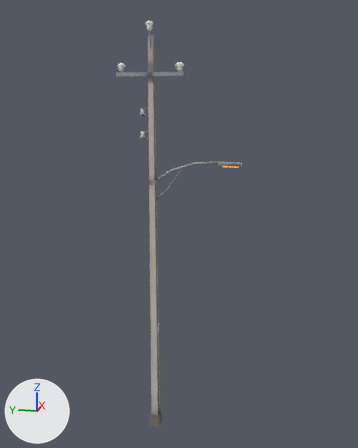
The glTF model nostalgia/assets3d/pole_streetlight.glb, before and after one commit.
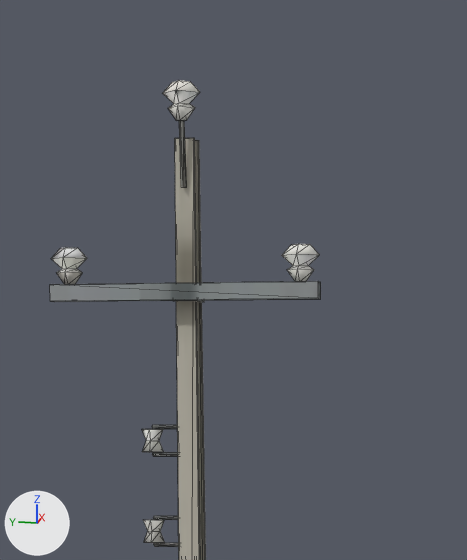
Each version is shown whole from a 50 mm camera at (-52.3, -13.4, 38.4) aimed at (0.5, -2.8, 25.2), then close up on the part from 29% to 62% of the width and 0% to 32% of the height. Arrows for +X, +Y and +Z are at lower left; the lights stay in place. The older version's two pictures come first. The close-ups show mesh edges as thin lines. Vertices at exactly the same position are counted once.

Before the edit, the objects in view are built like this:
```python
me_pole_streetlight = bpy.data.meshes.new('pole_streetlight')
me_pole_streetlight.from_pydata(...)  # 243 vertices, 337 faces; spans x -1.0..1.1, y -9.6..3.6, z 0.0..46.3
# faces by material slot: [317, 20]
me_pole_streetlight.materials.append(mat_m_pole_streetlight)  # picture img_pole_streetlight_base
me_pole_streetlight.materials.append(mat_m_pole_streetlight_sodium_lens_night)  # orange #f0c070, glowing orange #ff9a30
ob_pole_streetlight = bpy.data.objects.new('pole_streetlight', me_pole_streetlight)
ob_pole_streetlight.location = (0.0, 0.0, 0.0)
```
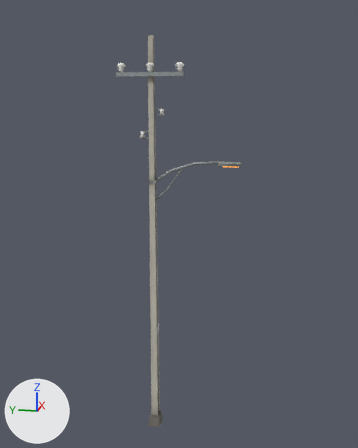
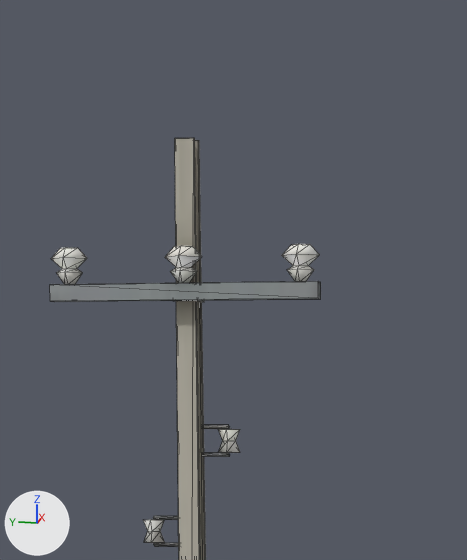
Location of each change, [x1, y1, x2, y2] in pixels of the close-ups (467 x 560 px; the box of a moved part takes in the faces that stretch with it):
'pole_streetlight', reshaped: before [50, 80, 321, 560]; after [50, 138, 321, 560]
part 1 of me_pole_streetlight, moved or reshaped: before [163, 80, 200, 121]; after [165, 246, 202, 283]
part 2 of me_pole_streetlight, moved or reshaped: before [142, 429, 163, 452]; after [218, 429, 240, 453]
part 3 of me_pole_streetlight, moved or reshaped: before [152, 425, 177, 429]; after [201, 425, 229, 429]
part 4 of me_pole_streetlight, moved or reshaped: before [152, 452, 178, 456]; after [202, 453, 230, 457]
part 5 of me_pole_streetlight, deleted: before [179, 120, 187, 187]
part 6 of me_pole_streetlight, surface changed: [51, 140, 303, 534] in both

The change, as a list of edits to the scene's bpy script:
```text
Change me_pole_streetlight:
    used by ob_pole_streetlight; location = (0.0, 0.0, 0.0)
    remove me_pole_streetlight.from_pydata(...)  # 243 vertices, 337 faces; spans x -1.0..1.1, y -9.6..3.6, z 0.0..46.3
    add me_pole_streetlight.from_pydata(...)  # 235 vertices, 329 faces; spans x -1.0..1.1, y -9.6..3.6, z 0.0..45.0
    me_pole_streetlight part 1: the loose piece of 20 vertices spanning x -1.0..0.0, y -0.5..0.5, z 45.4..46.3 is moved by (0.0, 0.0, -4.0)
    me_pole_streetlight part 2: the loose piece of 12 vertices spanning x -0.3..0.3, y 0.8..1.4, z 37.1..37.7 is moved by (0.0, -2.1, 0.0)
    me_pole_streetlight part 3: the loose piece of 6 vertices spanning x -0.1..0.0, y 0.3..1.1, z 37.7..37.8 is turned 180 degrees about the z axis through the mesh origin
    me_pole_streetlight part 4: the loose piece of 6 vertices spanning x -0.1..0.0, y 0.3..1.1, z 37.0..37.1 is turned 180 degrees about the z axis through the mesh origin
    me_pole_streetlight part 5: the loose piece of 8 vertices spanning x -0.6..-0.3, y -0.1..0.1, z 43.8..45.4 is deleted
    me_pole_streetlight part 6: 146 kept faces spanning x -1.0..0.5, y -9.6..3.6, z 0.0..45.0 get new texture (UV) coordinates
```
